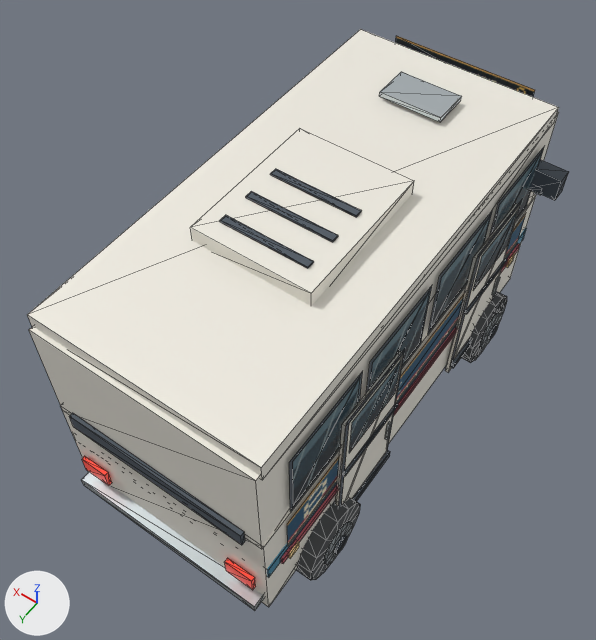
What one commit did to the glTF model test/assets/bangkok-city-bus.gltf.
Camera for both pictures: a 50 mm camera at (-2.58, 3.98, 7.26) aimed at (0.06, 0.28, 1.45). Lighting does not change. The marker at lower left points along +X, +Y and +Z. The picture after the commit comes second. Mesh edges are drawn as thin lines.

In view in the first picture: 'Bangkok route 8 city bus - right-hand drive'.
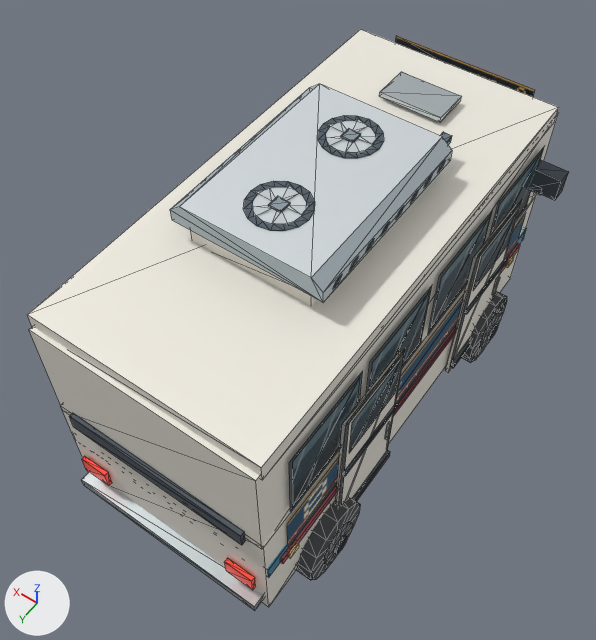
Commit message: Art: add mobile-budget roof condenser HVAC to primary Bangkok bus glTF

Changed parts and their boxes (x1, y1, x2, y2) in the pictures (596 x 640 px):
```json
{"object": "Roof condenser HVAC", "change": "added", "after": [170, 84, 452, 302]}
```

Edits to the scene script, one JSON object a line:
```json
{"op": "add", "block": "mat_roof_condenser_hvac___painted_alloy_and_fan_louvers", "code": ["mat_roof_condenser_hvac___painted_alloy_and_fan_louvers = bpy.data.materials.new('Roof condenser HVAC - painted alloy and fan louvers')", "mat_roof_condenser_hvac___painted_alloy_and_fan_louvers.use_nodes = True; mat_roof_condenser_hvac___painted_alloy_and_fan_louvers.node_tree.nodes.clear()", "_N = mat_roof_condenser_hvac___painted_alloy_and_fan_louvers.node_tree.nodes; _L = mat_roof_condenser_hvac___painted_alloy_and_fan_louvers.node_tree.links", "n0 = _N.new('ShaderNodeBsdfPrincipled'); n0.name = 'Principled BSDF'", "n0.inputs[1].default_value = 0.42  # 'Metallic'", "n0.inputs[2].default_value = 0.65  # 'Roughness'", "n1 = _N.new('ShaderNodeOutputMaterial'); n1.name = 'Material Output'", "n2 = _N.new('ShaderNodeVertexColor'); n2.name = 'Color Attribute'", "_L.new(n0.outputs[0], n1.inputs[0])  # 'BSDF' to 'Surface'", "_L.new(n2.outputs[0], n0.inputs[0])  # 'Color' to 'Base Color'"]}
{"op": "add", "block": "me_roof_condenser_hvac__chamfered_shell__twin_fan_grills__side_exhausts", "code": ["me_roof_condenser_hvac__chamfered_shell__twin_fan_grills__side_exhausts = bpy.data.meshes.new('Roof condenser HVAC: chamfered shell, twin fan grills, side exhausts')", "me_roof_condenser_hvac__chamfered_shell__twin_fan_grills__side_exhausts.from_pydata(...)  # 204 vertices, 172 faces; spans x -0.67..0.67, y -0.94..1.02, z 2.94..3.16", "me_roof_condenser_hvac__chamfered_shell__twin_fan_grills__side_exhausts.materials.append(mat_roof_condenser_hvac___painted_alloy_and_fan_louvers)"]}
{"op": "add", "block": "ob_roof_condenser_hvac", "code": ["ob_roof_condenser_hvac = bpy.data.objects.new('Roof condenser HVAC', me_roof_condenser_hvac__chamfered_shell__twin_fan_grills__side_exhausts)", "ob_roof_condenser_hvac.location = (0.0, 0.0, 0.0)"]}
```
